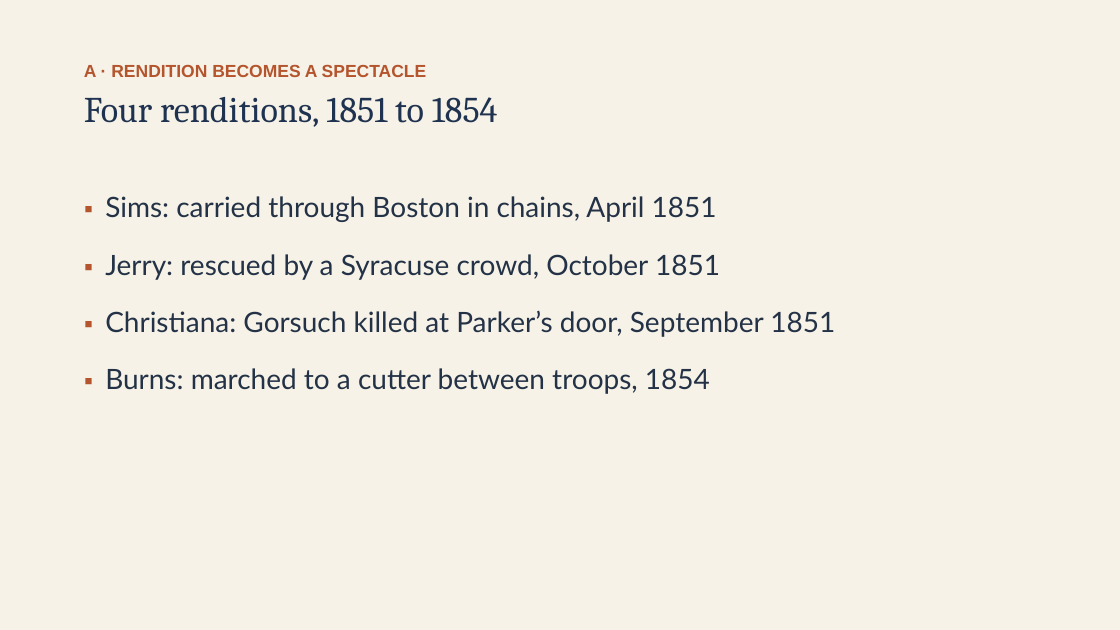
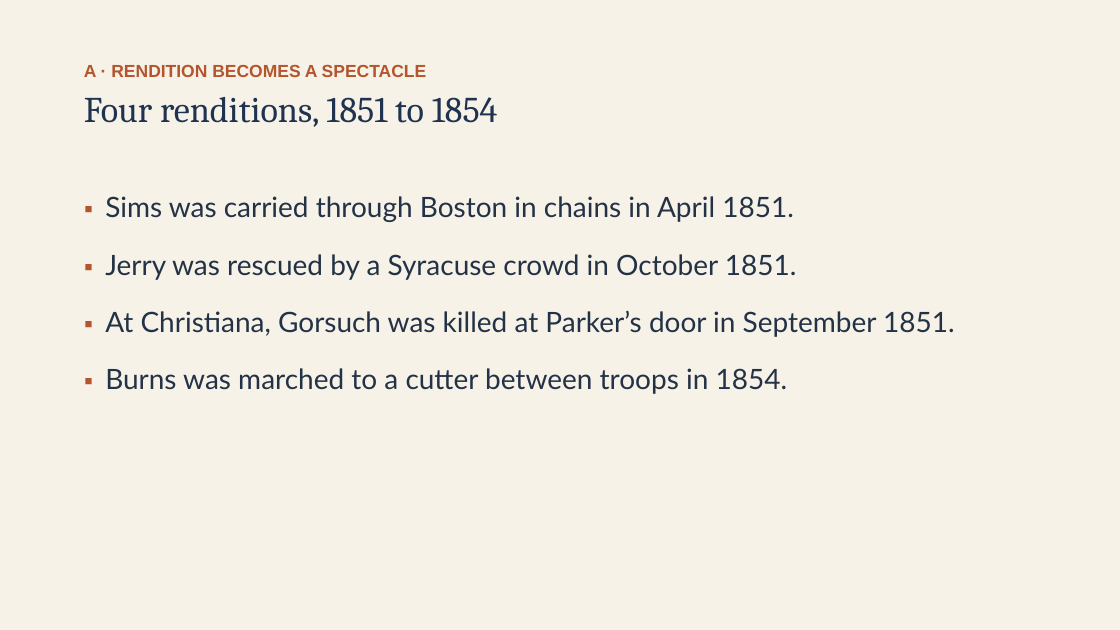
Before and after one commit to ab17gthb/humanities-curriculum-group, a slide deck: slide 5 of sectional-crisis/lesson-02/lesson-02-slides.pptx. Drawn at 1120x630 pixels with LibreOffice and Linux fonts; fonts in the diff are those of the drawing. Boxes give left, top, right and bottom in pixels: in the first picture for what was removed or moved away, otherwise in the second. Text is boxed around its words. In the diff, an @@ line names an element or a change of style, - is before the commit and + after.

```diff
--- a/sectional-crisis/lesson-02/lesson-02-slides.pptx
+++ b/sectional-crisis/lesson-02/lesson-02-slides.pptx
@@ text at <box>105,196,955,394</box>: text changed @@
-▪ Sims: carried through Boston in chains, April 1851
-▪ Jerry: rescued by a Syracuse crowd, October 1851
-▪ Christiana: Gorsuch killed at Parker’s door, September 1851
-▪ Burns: marched to a cutter between troops, 1854
+▪ Sims was carried through Boston in chains in April 1851.
+▪ Jerry was rescued by a Syracuse crowd in October 1851.
+▪ At Christiana, Gorsuch was killed at Parker’s door in September 1851.
+▪ Burns was marched to a cutter between troops in 1854.
```
Also in this commit, not shown: 9 other slides changed, 6 other files.
